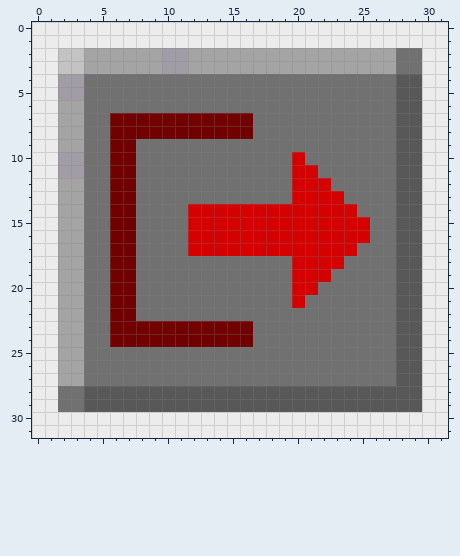
One commit to this pixel-art sprite: assets/minecraft/textures/custom/button_leave.png. That is the earlier state.
The file is 32x32 pixels. Colours within 5 levels of each other are drawn and written as one.
New version:
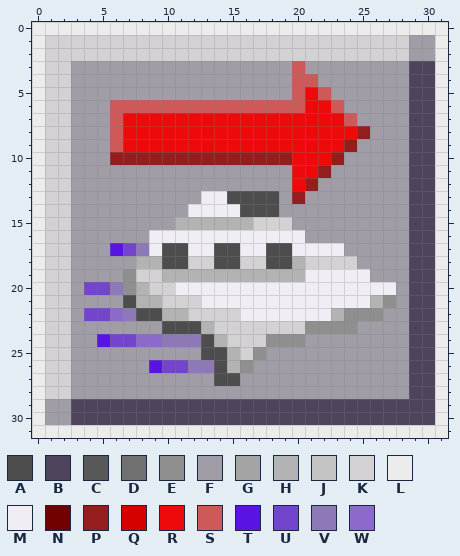
Palette (. is transparent): A #4d4d4e  B #4e445b  C #585858  D #717171  E #908f8f  F #a09da6  G #a4a4a4  H #b4b3b3  J #c3c3c3  K #d3d1d4  L #ececec  M #f0eef4  N #710000  P #941d1d  Q #d50000  R #ee0a0a  S #cd5959  T #5914e3  U #7245cc  V #8e79b7  W #8b6acc
Difference:
Changed rows in their new state; - is an unchanged pixel.
first column x 1:
 1 KKKKKKKKKKKKKKKKKKKKKKKKKKKKFF
 2 KKKKKKKKKKKKKKKKKKKKKKKKKKKKFF
 3 KKFFFFFFF--FFFFFFFFSFFFFFFFFBB
 4 KK-FFFFFFFFFFFFFFFFSSFFFFFFFBB
 5 KK-FFFFFFFFFFFFFFFFSRSFFFFFFBB
 6 KKFFFSSSSSSSSSSSSSSSRRSFFFFFBB
 7 KKFFFSRRRRRRRRRRRRRRRRRSFFFFBB
 8 KKFFFSRRRRRRRRRRRRRRRRRRPFFFBB
 9 KKFFFSRRRRRRRRRRRRRRRRRPFFFFBB
10 KK-FFPPPPPPPPPPPPPPRRRPFFFFFBB
11 KK-FFFFFFFFFFFFFFFFRRPFFFFFFBB
12 KKFFFFFFFFFFFFFFFFFRPFFFFFFFBB
13 KKFFFFFFFFFFMMAAAAFPFFFFFFFFBB
14 KKFFFFFFFFFMMMMAAAFFFFFFFFFFBB
15 KKFFFFFFFFHHHHHHKKKFFFFFFFFFBB
16 KKFFFFFFMMMMMMMMMMMMFFFFFFFFBB
17 KKFFFTUVMAAMMAAMMAAMMMMFFFFFBB
18 KKFFFFFHHAAKKAAKKAAHKKKKFFFFBB
19 KKFFFFEKKHHHHHHHHHHHMMMMMFFFBB
20 KKFUUVEHKKMMMMMMMMMMMMMMMMMFBB
21 KKFFFFAHHKKKMMMMMMMMMMMMMHEFBB
22 KKFUUWVAAHHKKKKMMMMMMMHEEEFFBB
23 KKFFFFFFFAAAHKKKKKKKEEEEFFFFBB
24 KKFFTUUWWVVVAHKKKEEEFFFFFFFFBB
25 KKFFFFFFFFFFAAHKEFFFFFFFFFFFBB
26 KKFFFFFFTUUVVAHEFFFFFFFFFFFFBB
27 KKFFFFFFFFFFFAAFFFFFFFFFFFFFBB
28 KKFFFFFFFFFFFFFFFFFFFFFFFFFFBB
29 FFBBBBBBBBBBBBBBBBBBBBBBBBBBBB
30 FFBBBBBBBBBBBBBBBBBBBBBBBBBBBB
Where, in picture pixels (left, top, right, bottom), the same in both pictures:
changed: (45, 35, 435, 425)
